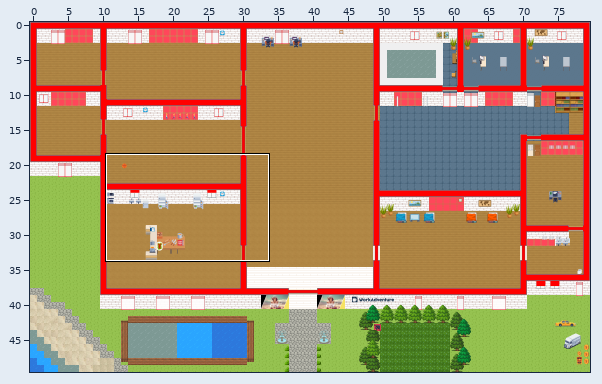
Two versions of a level (Tiled map (JSON), mapShaka.tmj). The picture above shows the old version from afar; the outline marks the close-up.
Close-up. Before the commit:
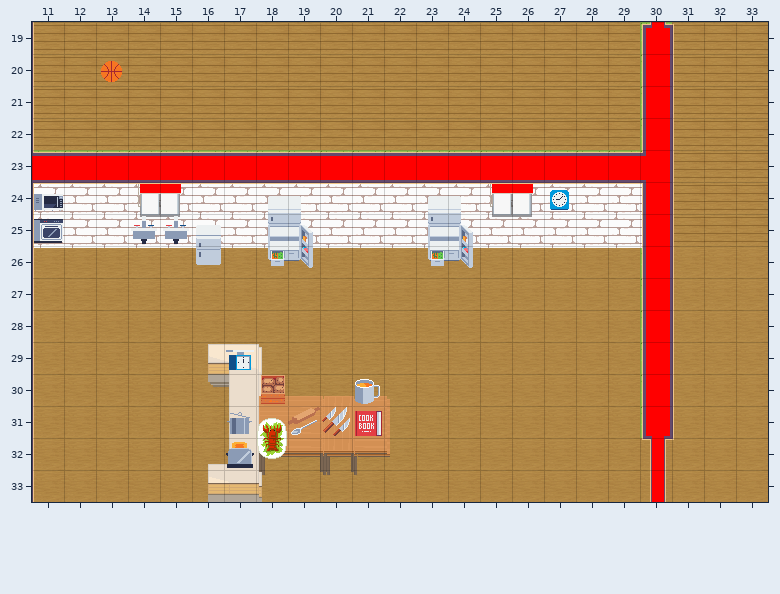
Cells are 32x32 px. Shown: x 11..33, y 19..33. The commit also changed other parts of the map, which this record leaves out.
Once edited:
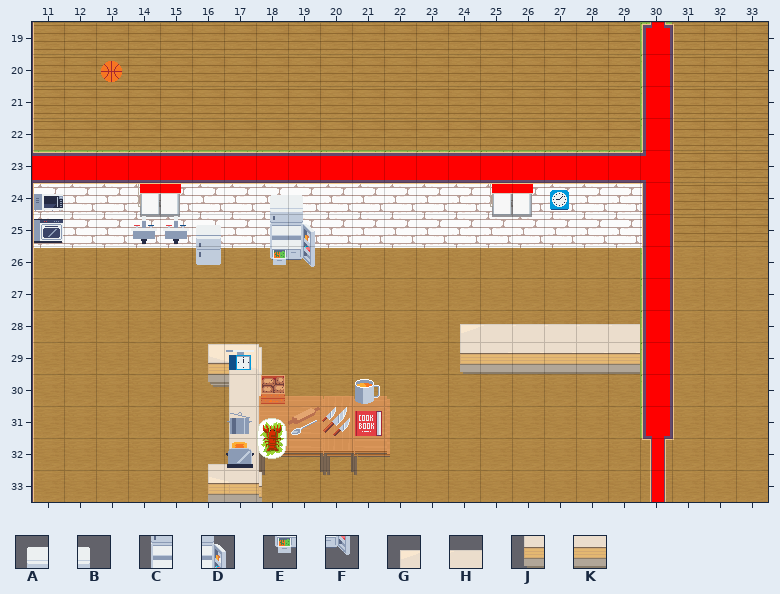
Key: from "Divers": A 295, B 296, C 309, D 310, E 323, F 324; from "WA_Tables": G 95, H 96, J 105, K 106.
_ is an empty cell, . an unchanged one.
Changes in this commit:
--- layer "walls Menuiserie"
@@ x 18..24 @@
-24 AB...AB
-25 CD...CD
-26 EF...EF
+24 __...__
+25 __...__
+26 __...__
--- layer "Mobilier vue Haut"
@@ x 18..19 @@
-24 __
-25 __
-26 __
+24 AB
+25 CD
+26 EF
--- layer "Plantes et Deco"
@@ x 24..29 @@
-28 ______
-29 ______
+28 GHHHHH
+29 JKKKKK
Pixel boxes of the changes (left, top, right, bottom) in both close-ups:
changed: (268, 195, 315, 268)
removed: (428, 196, 473, 268)
added: (460, 324, 640, 374)
